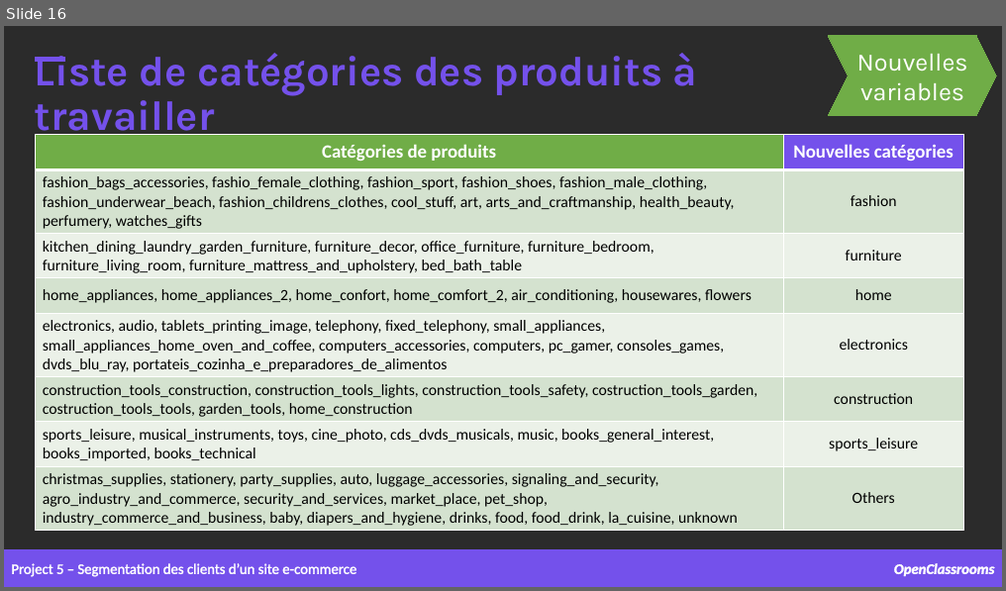
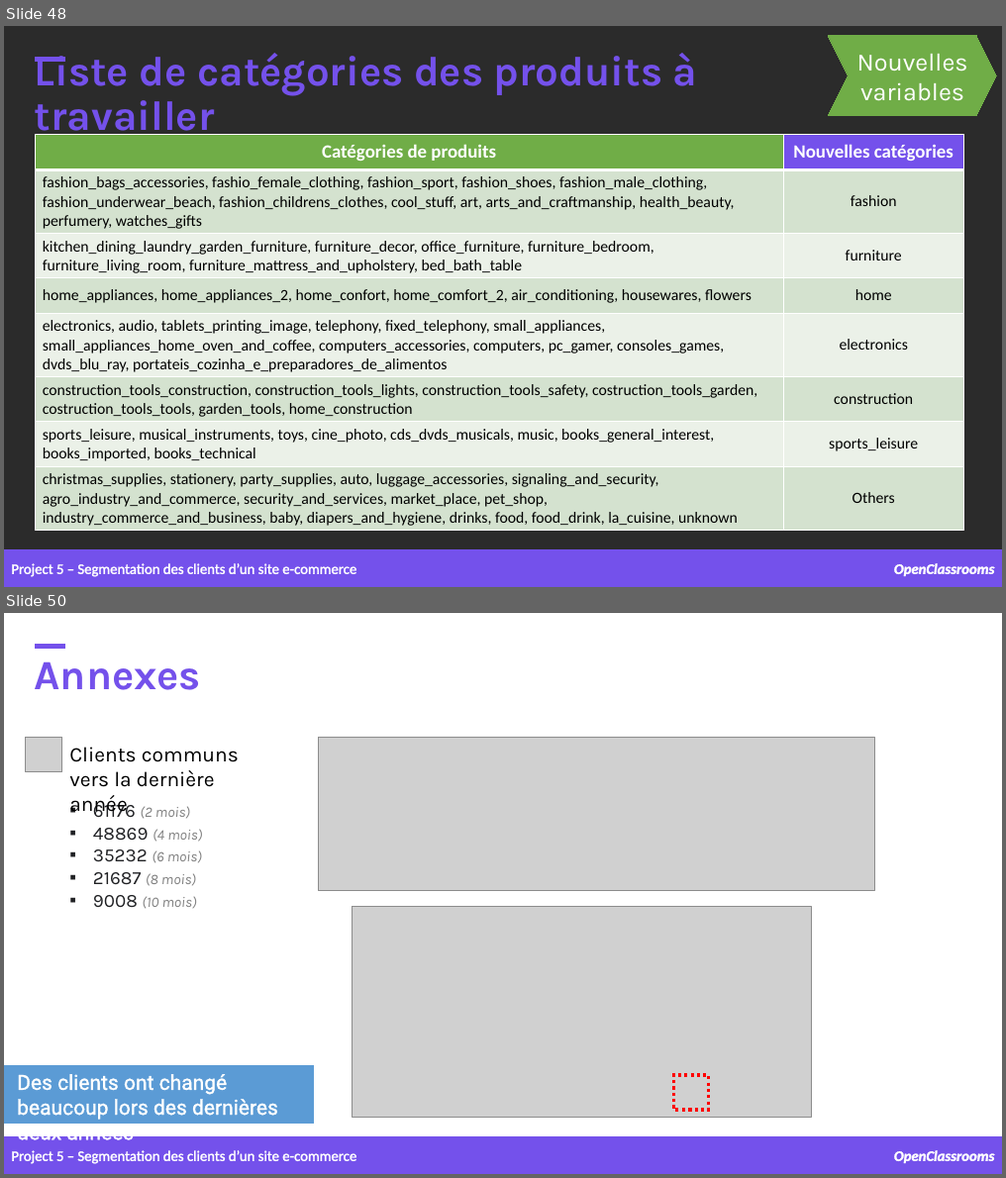
Before and after one commit to samirhinojosa/OC-P5-segment-customers-of-website, a slide deck: supports/P5_presentation v3.pptx. Shown one above the other, each under a label of ours: slide 16 before the commit, slides 48 and 50 after it; the slides between them are not shown. The pictures are 1006x591 and 1006x1178 pixels, drawn with LibreOffice and Linux fonts; fonts in the diff are those of the drawing; grey boxes stand for pictures; background and template pictures are left out; a plain dark background stands for a picture behind light text. Boxes give left, top, right and bottom in pixels: in the first picture for what was removed or moved away, otherwise in the second. Text is boxed around its words. In the diff, an @@ line names an element or a change of style, - is before the commit and + after.

```diff
--- a/supports/P5_presentation v3.pptx
+++ b/supports/P5_presentation v3.pptx
@@ slide 50 added at [4,613,1002,1174], background picture (left out) @@
@@ rectangle added at [35,644,64,649], fill #7451EB, outline #7451EB 1 pt @@
@@ text added at [35,662,201,690], 40 pt, text #7451EB, bold @@
+Annexes
@@ picture added at [25,738,62,772] @@
@@ text added at [69,747,239,817], 20 pt, text #000000 @@
+Clients communs vers la dernière année
@@ picture added at [319,738,874,891] @@
@@ text added at [93,800,202,909], 14 pt, text #808080, italic @@
+▪ 61176 (2 mois)
+▪ 48869 (4 mois)
+▪ 35232 (6 mois)
+▪ 21687 (8 mois)
+▪ 9008 (10 mois)
@@ picture added at [352,907,812,1118] @@
@@ rectangle added at [4,1065,313,1124], fill #5B9BD5, outline #5B9BD5 1 pt @@
@@ text added at [17,1074,278,1146], 20 pt, text #FFFFFF @@
+Des clients ont changé beaucoup lors des dernières deux années
@@ rectangle added at [674,1075,709,1110], outline #FF0000 3 pt dashed @@
@@ rectangle added at [4,1137,1002,1174], fill #7451EB, outline #7451EB 1 pt @@
@@ text added at [11,1151,356,1164], 14 pt, text #FFFFFF @@
+Project 5 – Segmentation des clients d’un site e-commerce
@@ text added at [894,1151,995,1163], 14 pt, text #FFFFFF, bold, italic @@
+OpenClassrooms
@@ what was slide 16 is now slide 48 @@
```
Also in this commit, not shown: 12 slides changed, 2 other slides added, 1 other file.
